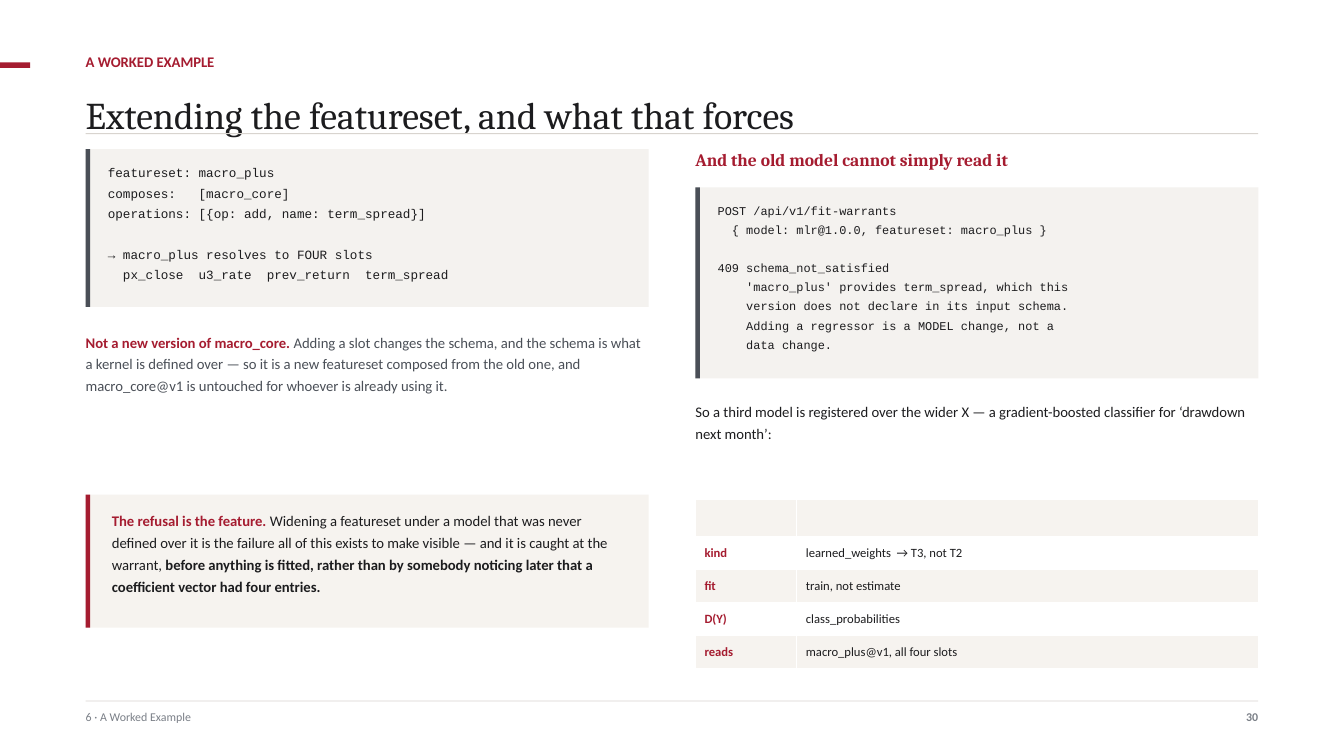
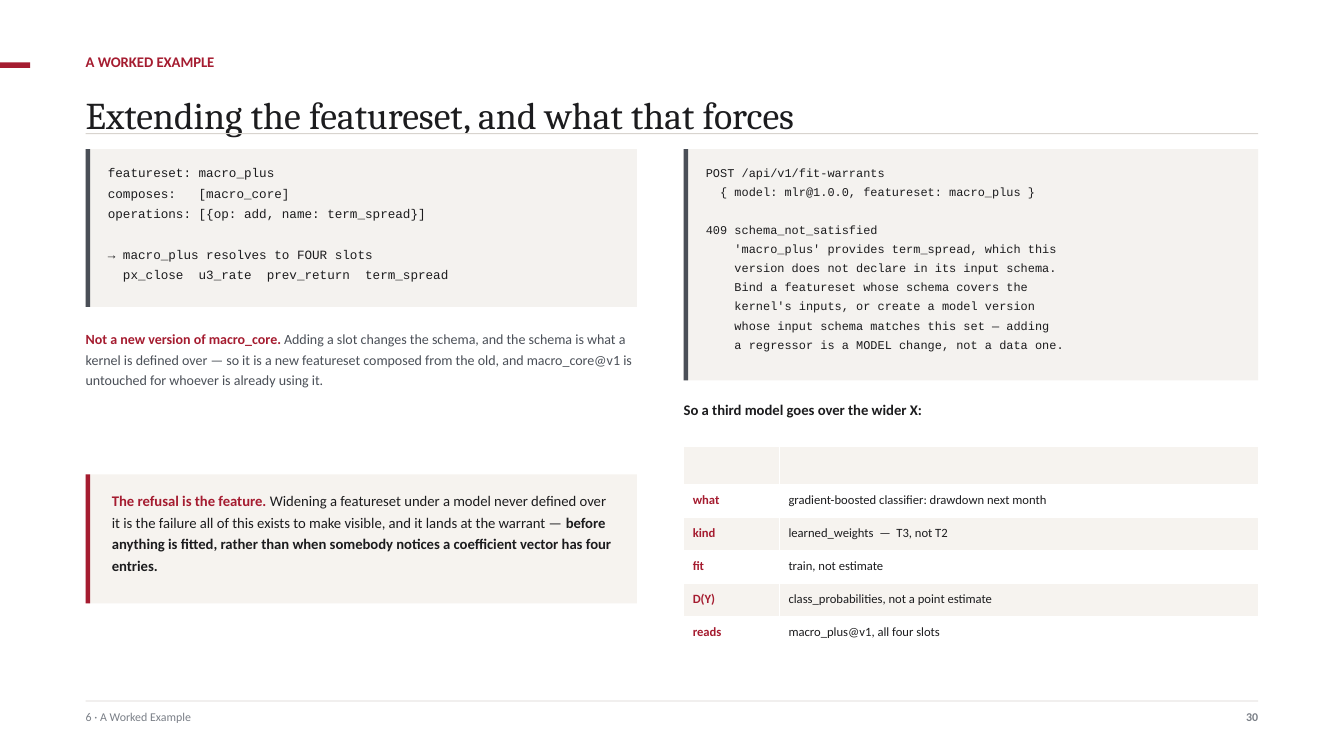
Before and after one commit to ajsinha/maya, a slide deck: slide 31 of docs/MAYA-Model-and-Feature-Engineering.pptx. Drawn at 1344x756 pixels with LibreOffice and Linux fonts; fonts in the diff are those of the drawing. Boxes give left, top, right and bottom in pixels: in the first picture for what was removed or moved away, otherwise in the second. Text is boxed around its words. In the diff, an @@ line names an element or a change of style, - is before the commit and + after.

```diff
--- a/docs/MAYA-Model-and-Feature-Engineering.pptx
+++ b/docs/MAYA-Model-and-Feature-Engineering.pptx
@@ rectangle: place and size @@
-rectangle at box(86, 149, 648, 308)
+rectangle at box(86, 149, 637, 308)
@@ rectangle: place and size @@
-rectangle at box(696, 188, 1258, 378)
+rectangle at box(684, 149, 1258, 380)
@@ rectangle: place and size @@
-rectangle at box(696, 188, 700, 378)
+rectangle at box(684, 149, 688, 380)
@@ text removed at box(695, 154, 1008, 170) @@
-And the old model cannot simply read it
@@ text "POST /api/v1/fit-warrants": place and size @@
-text "POST /api/v1/fit-warrants" at box(718, 206, 1069, 352)
+text "POST /api/v1/fit-warrants" at box(706, 168, 1064, 352)
@@ text at box(734, 283, 1064, 352): text changed @@
-Adding a regressor is a MODEL change, not a
-data change.
+Bind a featureset whose schema covers the
+kernel's inputs, or create a model version
+whose input schema matches this set — adding
+a regressor is a MODEL change, not a data one.
@@ text at box(86, 334, 632, 388): text changed; size 10.5 to 10 pt @@
-Not a new version of macro_core. Adding a slot changes the schema, and the schema is what a kernel is defined over — so it is a new featureset composed from the old one, and macro_core@v1 is untouched for whoever is already using it.
+Not a new version of macro_core. Adding a slot changes the schema, and the schema is what a kernel is defined over — so it is a new featureset composed from the old, and macro_core@v1 is untouched for whoever is already using it.
@@ text at box(684, 404, 922, 418): text changed; bold on @@
-So a third model is registered over the wider X — a gradient-boosted classifier for ‘drawdown next month’:
+So a third model goes over the wider X:
@@ table at box(684, 447, 1258, 645) @@
-row 2: kind | learned_weights → T3, not T2
+row 2: what | gradient-boosted classifier: drawdown next month
+row 3: kind | learned_weights — T3, not T2
-row 5, column 2: class_probabilities
+row 5, column 2: class_probabilities, not a point estimate
@@ table: place and size @@
-table at box(696, 499, 1259, 664)
+table at box(684, 447, 1258, 645)
@@ rectangle: place and size @@
-rectangle at box(86, 495, 90, 628)
+rectangle at box(86, 475, 90, 604)
@@ rectangle: place and size @@
-rectangle at box(86, 495, 648, 628)
+rectangle at box(86, 475, 637, 604)
@@ text at box(112, 495, 611, 571): text changed @@
-The refusal is the feature. Widening a featureset under a model that was never defined over it is the failure all of this exists to make visible — and it is caught at the warrant, before anything is fitted, rather than by somebody noticing later that a coefficient vector had four entries.
+The refusal is the feature. Widening a featureset under a model never defined over it is the failure all of this exists to make visible, and it lands at the warrant — before anything is fitted, rather than when somebody notices a coefficient vector has four entries.
```
Also in this commit, not shown: 3 other slides changed, 2 slides added, 1 slide removed, 3 other files.
